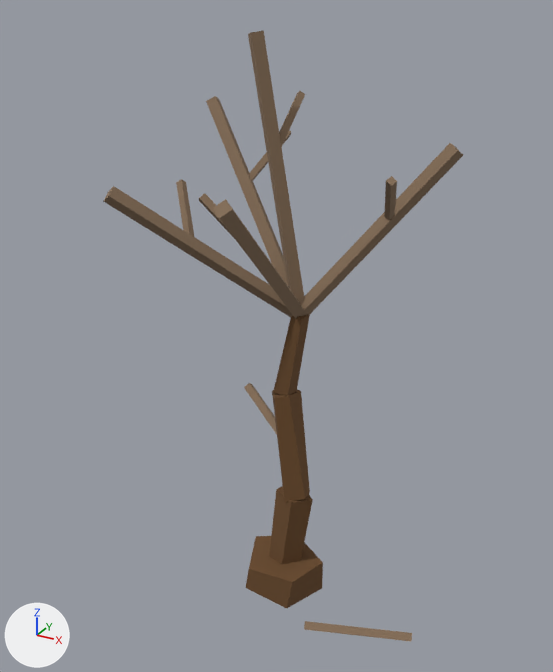
The glTF model game/public/models/dead_tree.glb, before and after one commit.
One viewpoint serves both versions: a camera (50 mm lens) standing at (2.83, -5.26, 5.22) and looking at (-0.08, 0.03, 2.58). Arrows for +X, +Y and +Z are at lower left; the lights stay in place. The first picture is the older version. Vertices at exactly the same position are counted once.

The first picture shows 'dead_tree'.
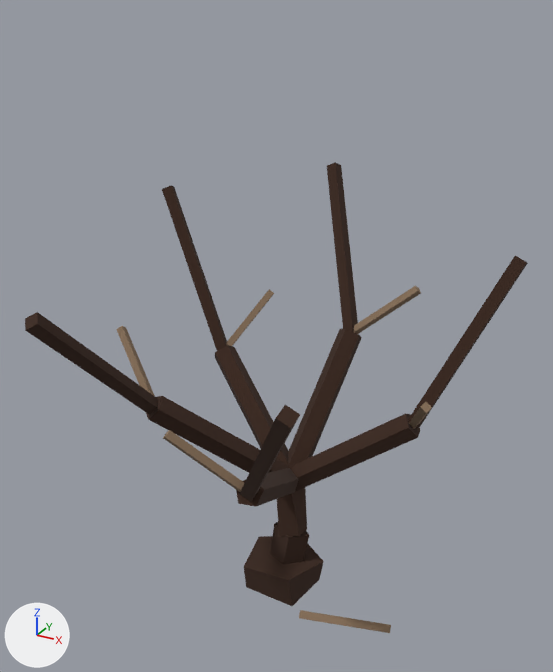
Changed parts and their boxes [x1, y1, x2, y2] in the pictures (553 x 672 px; the box of a moved part takes in the faces that stretch with it):
'dead_tree', reshaped (40% wider, 23% shorter)
    before: [103, 31, 463, 642]
    after: [25, 162, 528, 633]
part 1 of me_cylinder, moved or reshaped
    before: [302, 143, 463, 315]
    after: [408, 256, 528, 429]
part 2 of me_cylinder, moved or reshaped
    before: [103, 186, 302, 317]
    after: [162, 185, 227, 351]
part 3 of me_cylinder, moved or reshaped
    before: [213, 199, 307, 319]
    after: [240, 405, 300, 502]
part 4 of me_cylinder, moved or reshaped
    before: [384, 176, 397, 221]
    after: [409, 402, 432, 429]
part 5 of me_cylinder, moved or reshaped
    before: [249, 131, 291, 181]
    after: [226, 289, 274, 346]
part 6 of me_cylinder, moved or reshaped
    before: [244, 383, 277, 434]
    after: [163, 430, 244, 492]
part 7 of me_cylinder, moved or reshaped
    before: [176, 179, 194, 237]
    after: [116, 326, 155, 396]
part 8 of me_cylinder, moved or reshaped
    before: [279, 91, 305, 147]
    after: [354, 286, 421, 334]
part 9 of me_cylinder, moved or reshaped
    before: [304, 621, 412, 642]
    after: [299, 610, 391, 633]
part 10 of me_cylinder, rebuilt
    before: [245, 536, 323, 608]
    after: [244, 536, 324, 606]
part 11 of me_cylinder, deleted (brown)
    before: [273, 314, 310, 396]
part 12 of me_cylinder, deleted
    before: [199, 193, 235, 239]
part 13 of me_cylinder, deleted (brown)
    before: [206, 96, 288, 286]
part 14 of me_cylinder, deleted (brown)
    before: [248, 31, 305, 306]
part 15 of me_cylinder, built on
    before: [269, 390, 313, 565]
    after: [25, 162, 420, 565]

The change, as a list of edits to the scene's bpy script:
```text
Change me_cylinder:
    remove me_cylinder.from_pydata(...)  # 136 vertices, 208 faces; spans x -1.15..1.42, y -1.25..0.89, z -0.04..5.01
    remove me_cylinder.materials.append(mat_trunk)  # brown #6a4a2a
    add me_cylinder.from_pydata(...)  # 176 vertices, 272 faces; spans x -1.86..1.75, y -1.85..1.85, z -0.05..3.74
    me_cylinder part 1: the loose piece of 8 vertices spanning x 0.05..1.25, y 0.03..0.57, z 2.76..4.24 is multiplied about its middle by the matrix ((0.807, -0.382, -0.096), (0.373, 0.811, -0.096), (0.127, 0.046, 0.888)), then moved by (0.75, 0.3, -0.9), in mat_trunk_dark (brown #3a2418)
    me_cylinder part 2: the loose piece of 8 vertices spanning x -1.05..0.15, y -0.95..0.15, z 2.74..3.96 is multiplied about its middle by the matrix ((0.371, 0.781, 0.353), (-0.81, 0.445, -0.133), (-0.279, -0.254, 0.854)), then moved by (-0.95, 1.15, -0.6), in mat_trunk_dark (brown #3a2418)
    me_cylinder part 3: the loose piece of 8 vertices spanning x 0.03..0.27, y -1.25..0.15, z 2.75..4.05 is multiplied about its middle by the matrix ((0.667, -0.566, -0.085), (0.572, 0.662, 0.085), (0.009, -0.12, 0.871)), then moved by (0.5, -0.9, -1.0), in mat_trunk_dark (brown #3a2418)
    me_cylinder part 4: the loose piece of 8 vertices spanning x 0.72..0.95, y -0.11..0.36, z 3.61..4.07 is multiplied about its middle by the matrix ((1.284, -0.123, 0.018), (0.123, 1.284, -0.037), (-0.014, 0.039, 1.289)), then moved by (0.39, -0.1, -1.69)
    me_cylinder part 5: the loose piece of 8 vertices spanning x -0.66..-0.38, y 0.44..0.89, z 3.73..4.19 is scaled about its middle by (1.2, 1.36, 1.25), then moved by (-0.36, 0.21, -1.71)
    me_cylinder part 6: the loose piece of 8 vertices spanning x -0.62..0.02, y 0.06..0.44, z 1.45..1.85 is multiplied about its middle by the matrix ((0.594, -0.84, 0.255), (0.84, 0.633, 0.132), (-0.257, 0.128, 1.02)), then moved by (0.33, -1.49, 0.4)
    me_cylinder part 7: the loose piece of 8 vertices spanning x -0.89..-0.53, y -0.53..-0.14, z 3.43..3.89 is multiplied about its middle by the matrix ((1.216, -0.43, -0.036), (0.431, 1.216, 0.019), (0.028, -0.03, 1.289)), then moved by (-0.35, -0.32, -1.31)
    me_cylinder part 8: the loose piece of 8 vertices spanning x -0.18..-0.1, y 0.07..0.58, z 4.09..4.55 is multiplied about its middle by the matrix ((0.309, 1.252, 0.04), (-1.252, 0.309, 0.01), (0.0, -0.041, 1.289)), then moved by (0.63, 0.75, -1.77)
    me_cylinder part 9: the loose piece of 8 vertices spanning x 0.48..1.42, y -0.55..-0.15, z 0.01..0.14 is multiplied about its middle by the matrix ((0.868, 0.067, -0.004), (-0.067, 0.868, -0.001), (0.004, 0.001, 0.871)), then moved by (-0.15, 0.05, 0.0)
    me_cylinder part 10: the loose piece of 10 vertices spanning x -0.38..0.39, y -0.32..0.42, z -0.03..0.32 is rebuilt with 10 vertices and now spans x -0.38..0.38, y -0.33..0.41, z -0.02..0.31, in mat_trunk_dark (brown #3a2418)
    me_cylinder part 11: the loose piece of 10 vertices spanning x -0.17..0.18, y 0.0..0.24, z 1.97..2.83 is deleted
    me_cylinder part 12: the loose piece of 8 vertices spanning x -0.32..0.19, y -0.75..-0.64, z 3.49..3.95 is deleted
    me_cylinder part 13: the loose piece of 8 vertices spanning x -1.15..0.15, y 0.04..0.76, z 2.76..4.44 is deleted
    me_cylinder part 14: the loose piece of 8 vertices spanning x -0.37..0.17, y 0.03..0.17, z 2.79..5.01 is deleted
    me_cylinder part 15: 16 vertices removed from x -0.19..0.29, y -0.09..0.27, z -0.04..2.01; 82 vertices added at x -1.09..1.17, y -1.85..1.85, z -0.05..3.74
    other edits to the shape of me_cylinder do not show in these pictures
    add me_cylinder.materials.append(mat_trunk_dark)  # brown #3a2418
```
